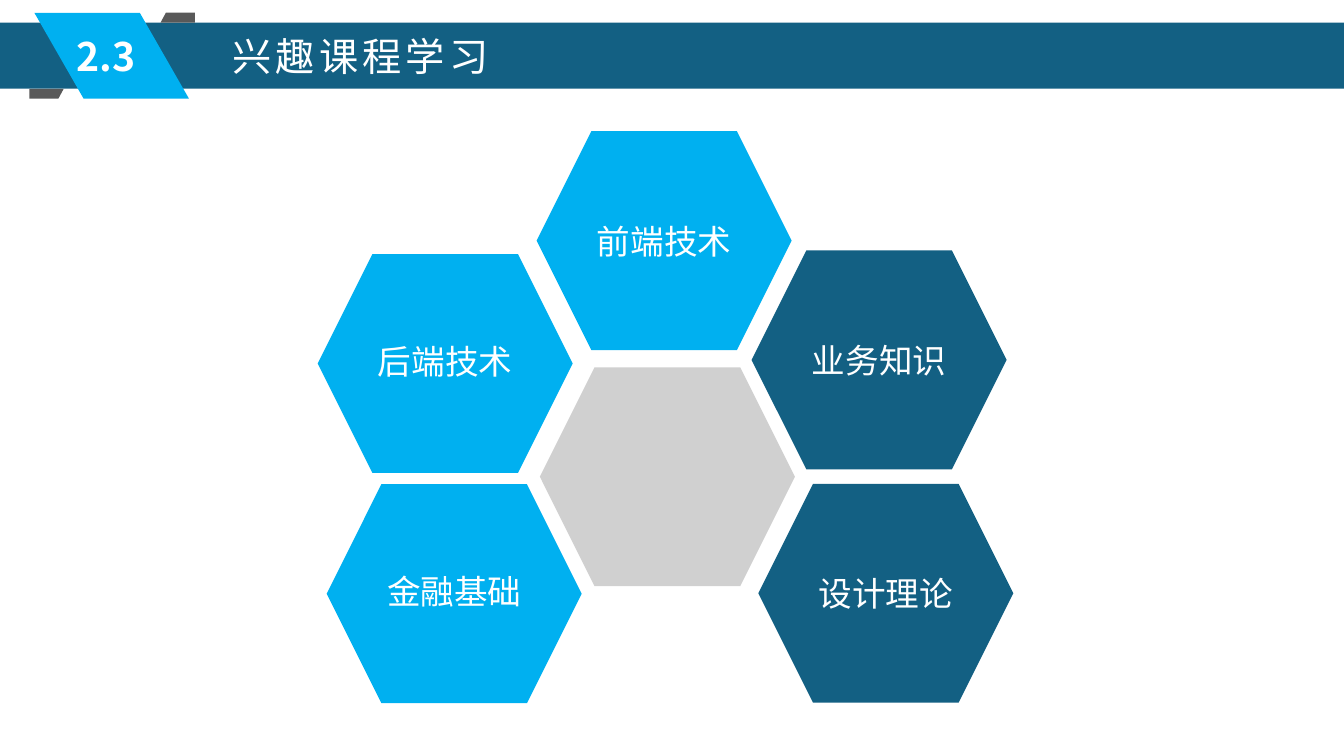
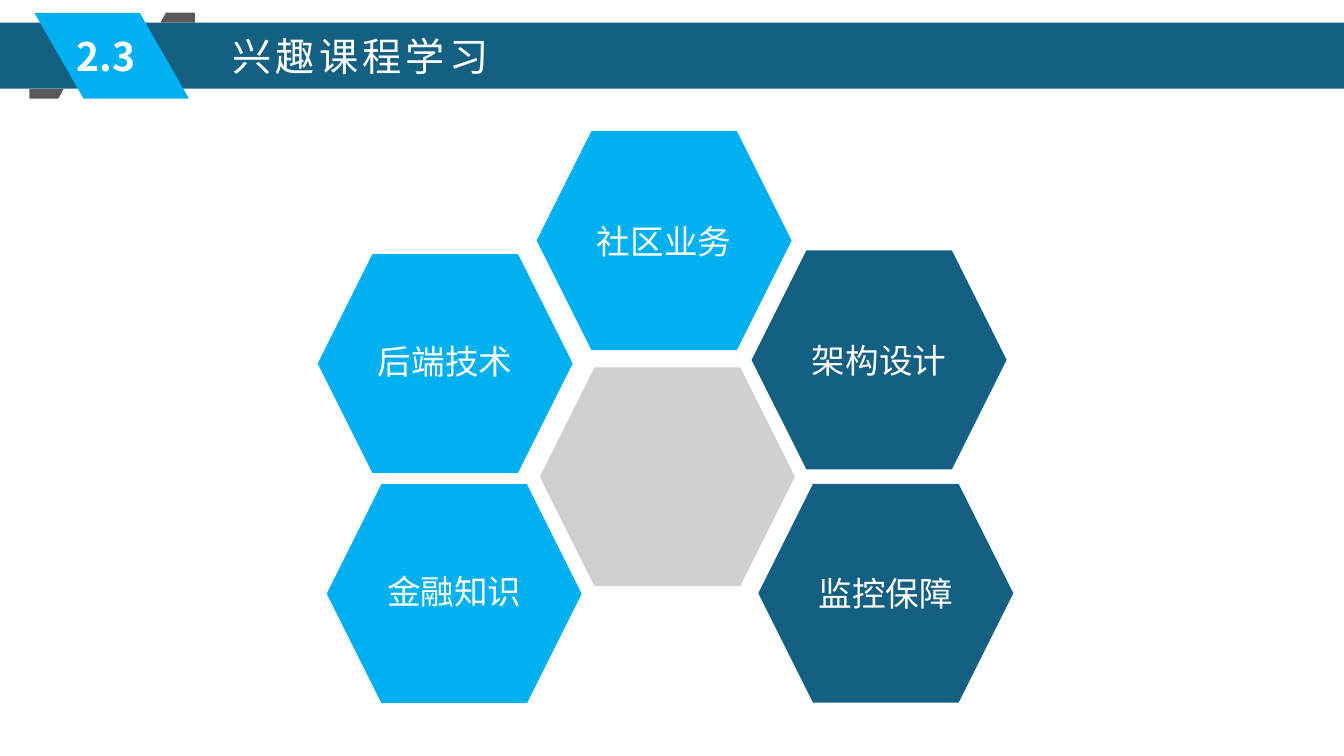
Before and after one commit to xljnc/husky-starter, a slide deck: slide 10 of doc/zzdb.pptx. Drawn at 1344x756 pixels with LibreOffice and Linux fonts; fonts in the diff are those of the drawing; grey boxes stand for pictures. Boxes give left, top, right and bottom in pixels: in the first picture for what was removed or moved away, otherwise in the second. Text is boxed around its words. In the diff, an @@ line names an element or a change of style, - is before the commit and + after.

```diff
--- a/doc/zzdb.pptx
+++ b/doc/zzdb.pptx
@@ text in hexagon at (x1=597, y1=225, x2=731, y2=257): text changed @@
-前端技术
+社区业务
@@ text in hexagon at (x1=812, y1=344, x2=946, y2=376): text changed @@
-业务知识
+架构设计
@@ text in freeform shape at (x1=387, y1=575, x2=521, y2=607): text changed @@
-金融基础
+金融知识
@@ text in hexagon at (x1=819, y1=577, x2=953, y2=609): text changed @@
-设计理论
+监控保障
```
Also in this commit, not shown: 7 other slides changed, 1 slide added.
